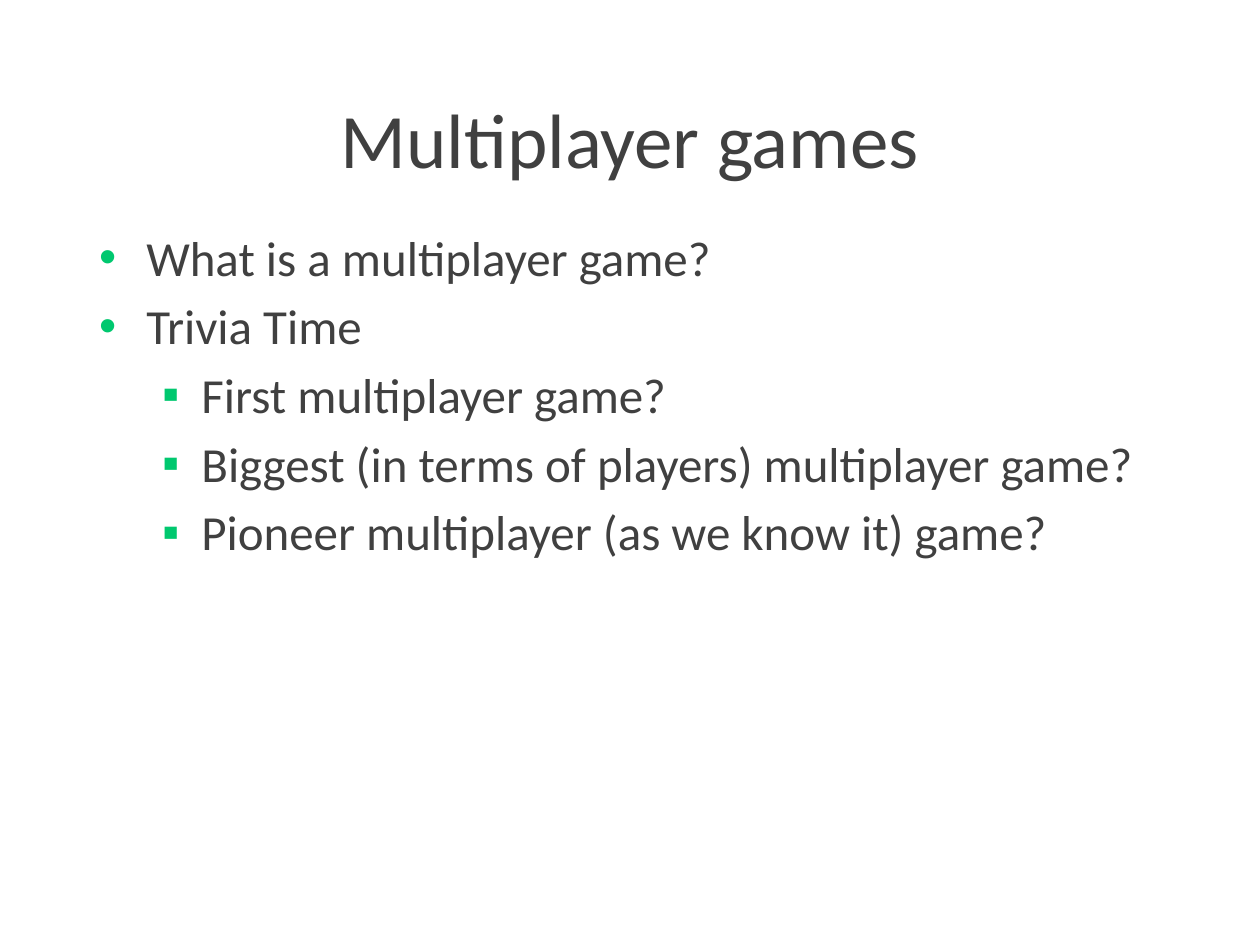
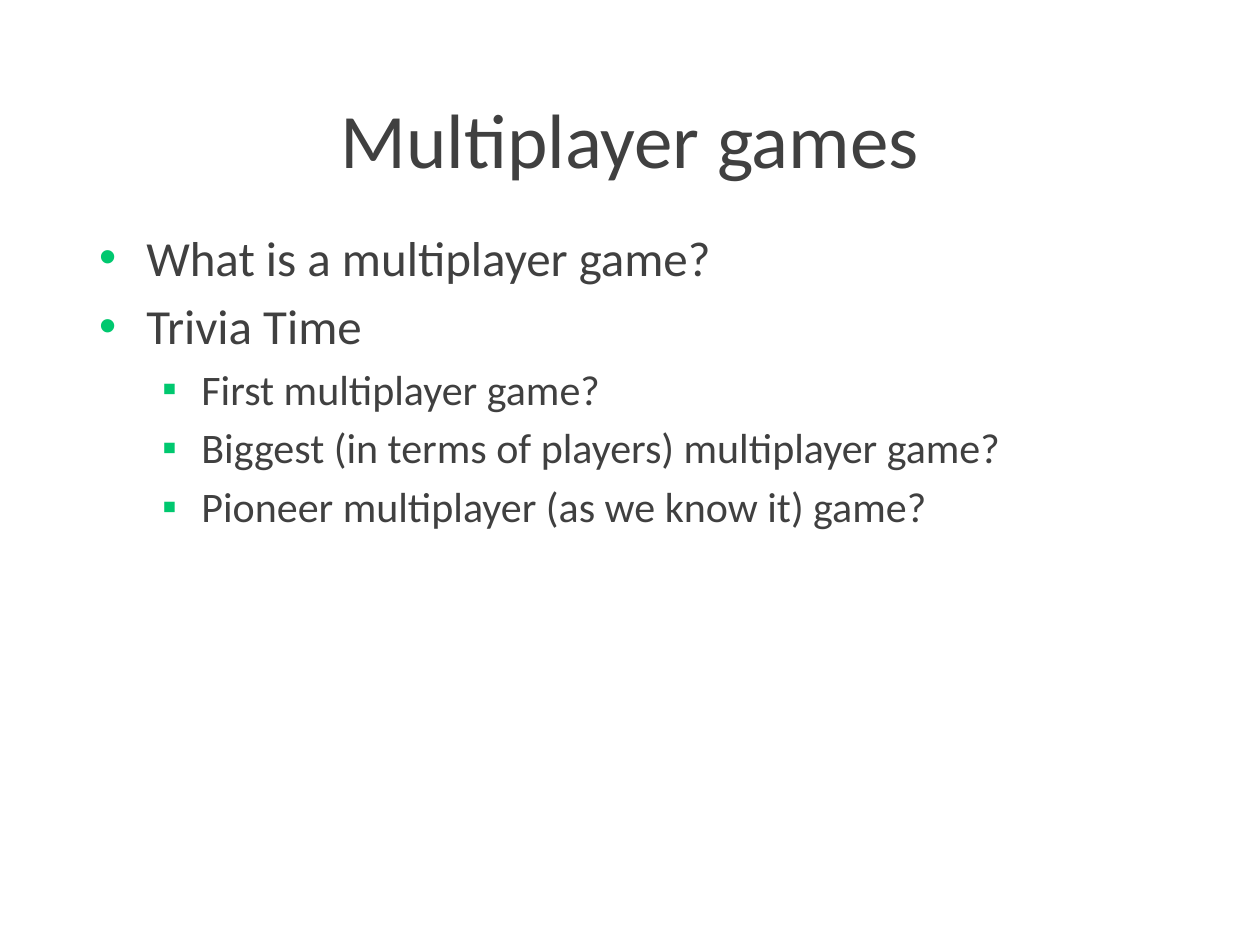
Before and after one commit to Lotti/codemotion2015, a slide deck: slide 4 of slides/slides.pptx. Drawn at 1260x945 pixels with LibreOffice and Linux fonts; fonts in the diff are those of the drawing; background and template pictures are left out. Boxes give left, top, right and bottom in pixels: in the first picture for what was removed or moved away, otherwise in the second. Text is boxed around its words. In the diff, an @@ line names an element or a change of style, - is before the commit and + after.

```diff
--- a/slides/slides.pptx
+++ b/slides/slides.pptx
@@ text at [201, 376, 1000, 529]: size 28 to 24 pt in "First multiplayer game?", "Biggest (in terms of players) multiplayer game?", "Pioneer multiplayer (as we know it) game?" @@
```
Also in this commit, not shown: 6 other slides changed.
